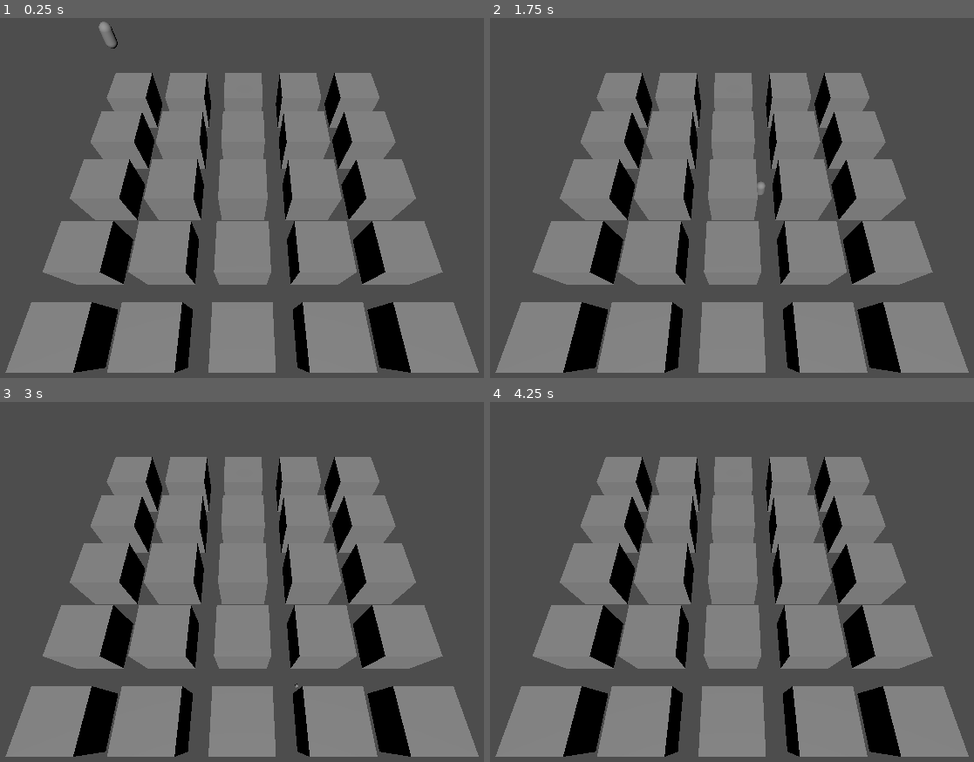
Above: before the commit, frames 1-4 (two rows, left to right).
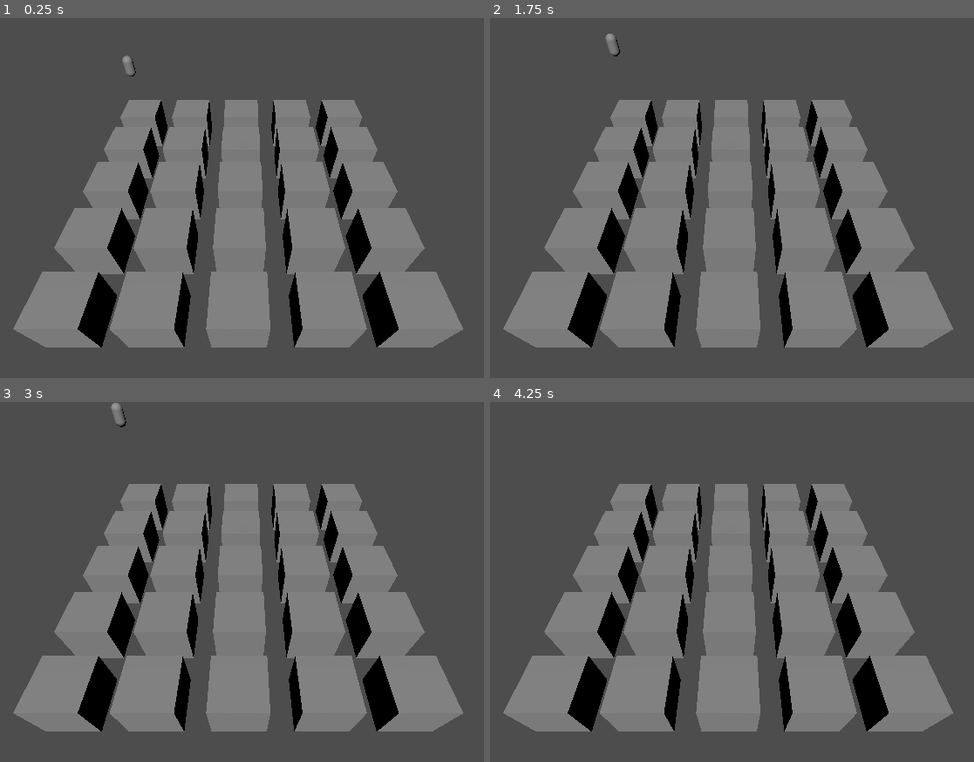
Above: after the commit, the same moments.

Repository: Sooooh2/Minesweeper-but-not-really
Game: Godot game, scene res://level1/level_1.tscn
The game is run twice, just before and just after one commit, with the same random seed, the same clock (stepped at 60 frames per second) and the same inputs.
Inputs (mouse positions are in pixels of both pictures, inside the frame that each line leads up to):
- Up to frame 1 (0.25 s): no input
- Up to frame 2 (1.75 s): tap Enter (ui_accept) at 0.5, 0.6, 0.77, 1.07, 1.35, 1.52 s; move the mouse to (886, 194) at 0.52 s; hold Right (ui_right) 0.53-1.28 s; click (886, 194) at 0.67 s; move the mouse to (596, 234) at 1.27 s; hold Down (ui_down) from 1.28 s (still down); click (596, 234) at 1.42 s
- Up to frame 3 (3 s): tap Enter (ui_accept) at 1.82, 2, 2.1, 2.75, 2.85 s; move the mouse to (314, 510) at 2.02 s; release Down (ui_down) at 2.03 s; hold Right (ui_right) 2.03-2.78 s; click (314, 510) at 2.17 s; move the mouse to (208, 675) at 2.77 s; hold Up (ui_up) from 2.78 s (still down); click (208, 675) at 2.92 s
- Up to frame 4 (4.25 s): tap Enter (ui_accept) at 3.02, 3.32, 3.5, 3.6, 3.77, 4.07 s; move the mouse to (944, 657) at 3.52 s; release Up (ui_up) at 3.53 s; hold Left (ui_left) from 3.53 s (still down); click (944, 657) at 3.67 s

The runs differ from the first frame. In frame 1, 26% of the frame differs, in the area x 1-99%, y 0-99%; in frame 2, 26%; in frame 3, 26%; in frame 4, 26%.
Error after the commit: Invalid call. Nonexistent function 'move_player_to' in base 'Node3D (level_1.gd)'. (res://cube/box.gd:7)

Commit message:
player jumping to block

Diff:
--- /dev/null
+++ b/NOTES.gd
@@ -0,0 +1,21 @@
+# just to do's
+# [] -
+# [] -
+# [] -
+# [] -
+# [] -
+# [] -
+# [] -
+# [] -
+# [] -
+# [] -
+# [] -
+# [] -
+# [] -
+# [] -
+# [] -
+# [] -
+# [] -
+# [] -
+#╰(*°▽°*)╯works now, the problem - ray was hitting staticbody3d and the on cube clicked logic was on other node
+# this works for some reason??? after adding the player ??
--- a/cube/box.gd
+++ b/cube/box.gd
@@ -1,7 +1,7 @@
-# box.gd
 extends StaticBody3D
 
-var grid_pos: Vector2i  # Declare this to avoid assignment errors
+var grid_pos: Vector2i  # already set in the main script
 
 func on_cube_clicked():
-	print(" Cube clicked at: ", grid_pos)
+	var main = get_tree().get_current_scene()
+	main.move_player_to(position)
--- a/level1/level_1.gd
+++ b/level1/level_1.gd
@@ -1,6 +1,3 @@
-# actually centre the camera ?
-
-
 
 
 extends Node3D
@@ -13,6 +10,7 @@
 var grid = []
 
 func _ready() -> void:
+
 
 # maing the level grid of cubes
 	for x in range(grid_s):
@@ -45,9 +43,22 @@
 			if result.collider.has_method("on_cube_clicked"):
 				result.collider.on_cube_clicked()
 
-#╰(*°▽°*)╯works now, the problem - ray was hitting staticbody3d and the on cube clicked logic was on other node
-# this works for some reason??? after adding the player ??
-# on cube clicked does not work tho
+func _camera_move():
+	if Input.is_mouse_button_pressed(MOUSE_BUTTON_RIGHT):
+		pass;
+
+func _player_move_to(t_pos: Vector3):
+	var jump_h = 1.0
+	var jump_time = 0.5
+
+	var start_pos = player.global_position
+	var end_pos = t_pos
+
+	var tween = get_tree().create_tween()
+	tween.tween_property(player,"global_position",end_pos +Vector3(0, jump_h,0), jump_time * 0.5).set_trans(Tween.TRANS_SINE).set_ease(Tween.EASE_IN)
+	tween.tween_property(player,"global_position",end_pos, jump_time * 0.5).set_trans(Tween.TRANS_SINE).set_ease(Tween.EASE_IN)
+
+
 
 
 
--- a/level1/level_1.tscn
+++ b/level1/level_1.tscn
@@ -1,9 +1,8 @@
-[gd_scene load_steps=5 format=3 uid="uid://cr4n4nughfg7e"]
+[gd_scene load_steps=4 format=3 uid="uid://cr4n4nughfg7e"]
 
 [ext_resource type="Script" uid="uid://bv4xs0fq31tjn" path="res://level1/level_1.gd" id="1_h77vs"]
 [ext_resource type="PackedScene" uid="uid://dlafiypyrnpni" path="res://player/player.tscn" id="3_4hwfk"]
 [ext_resource type="PackedScene" uid="uid://d2l1fokd3e37h" path="res://cube/box.tscn" id="4_gpbvg"]
-[ext_resource type="Script" uid="uid://qjap7pd6svug" path="res://player/player.gd" id="4_v8of2"]
 
 [node name="level1" type="Node3D"]
 script = ExtResource("1_h77vs")
@@ -12,10 +11,10 @@
 transform = Transform3D(1, 0, 0, 0, 0.664305, 0.747462, 0, -0.747462, 0.664305, 0, 1.6887, 0)
 
 [node name="player" parent="." instance=ExtResource("3_4hwfk")]
-transform = Transform3D(1, 0, 0, 0, 1, 0, 0, 0, 1, 0, 2, 0)
-script = ExtResource("4_v8of2")
+transform = Transform3D(0.419991, 0, 0.907528, 0, 1, 0, -0.907528, 0, 0.419991, 0, 2, 0)
 
 [node name="box" parent="." instance=ExtResource("4_gpbvg")]
 
 [node name="Camera3D" type="Camera3D" parent="."]
-transform = Transform3D(1, 0, 0, 0, 0.461114, 0.887341, 0, -0.887341, 0.461114, 3.0361, 4.93198, 6.15074)
+transform = Transform3D(1, 0, 0, 0, 0.644871, 0.764291, 0, -0.764291, 0.644871, 3.0983, 5.09461, 8.02505)
+fov = 68.2
--- a/player/player.gd
+++ b/player/player.gd
@@ -10,19 +10,10 @@
 	if not is_on_floor():
 		velocity += get_gravity() * delta
 
-	# Handle jump.
-	if Input.is_action_just_pressed("ui_accept") and is_on_floor():
+	move_and_slide()
+
+
+
+func _input(event):
+	if event is InputEventMouseButton and event.button_index == MOUSE_BUTTON_LEFT and event.pressed == false:
 		velocity.y = JUMP_VELOCITY
-
-	# Get the input direction and handle the movement/deceleration.
-	# As good practice, you should replace UI actions with custom gameplay actions.
-	var input_dir := Input.get_vector("ui_left", "ui_right", "ui_up", "ui_down")
-	var direction := (transform.basis * Vector3(input_dir.x, 0, input_dir.y)).normalized()
-	if direction:
-		velocity.x = direction.x * SPEED
-		velocity.z = direction.z * SPEED
-	else:
-		velocity.x = move_toward(velocity.x, 0, SPEED)
-		velocity.z = move_toward(velocity.z, 0, SPEED)
-
-	move_and_slide()
--- a/player/player.tscn
+++ b/player/player.tscn
@@ -1,10 +1,13 @@
-[gd_scene load_steps=3 format=3 uid="uid://dlafiypyrnpni"]
+[gd_scene load_steps=4 format=3 uid="uid://dlafiypyrnpni"]
+
+[ext_resource type="Script" uid="uid://qjap7pd6svug" path="res://player/player.gd" id="1_oul6g"]
 
 [sub_resource type="CapsuleMesh" id="CapsuleMesh_kqu6x"]
 
 [sub_resource type="CapsuleShape3D" id="CapsuleShape3D_oul6g"]
 
 [node name="player" type="CharacterBody3D"]
+script = ExtResource("1_oul6g")
 
 [node name="MeshInstance3D" type="MeshInstance3D" parent="."]
 transform = Transform3D(0.26, 0, 0, 0, 0.26, 0, 0, 0, 0.26, 0, 0, 0)
--- a/project.godot
+++ b/project.godot
@@ -14,3 +14,26 @@
 run/main_scene="uid://cr4n4nughfg7e"
 config/features=PackedStringArray("4.4", "Forward Plus")
 config/icon="res://icon.svg"
+
+[input]
+
+forward={
+"deadzone": 0.2,
+"events": [Object(InputEventKey,"resource_local_to_scene":false,"resource_name":"","device":-1,"window_id":0,"alt_pressed":false,"shift_pressed":false,"ctrl_pressed":false,"meta_pressed":false,"pressed":false,"keycode":0,"physical_keycode":87,"key_label":0,"unicode":119,"location":0,"echo":false,"script":null)
+]
+}
+backward={
+"deadzone": 0.2,
+"events": [Object(InputEventKey,"resource_local_to_scene":false,"resource_name":"","device":-1,"window_id":0,"alt_pressed":false,"shift_pressed":false,"ctrl_pressed":false,"meta_pressed":false,"pressed":false,"keycode":0,"physical_keycode":83,"key_label":0,"unicode":115,"location":0,"echo":false,"script":null)
+]
+}
+left={
+"deadzone": 0.2,
+"events": [Object(InputEventKey,"resource_local_to_scene":false,"resource_name":"","device":-1,"window_id":0,"alt_pressed":false,"shift_pressed":false,"ctrl_pressed":false,"meta_pressed":false,"pressed":false,"keycode":0,"physical_keycode":65,"key_label":0,"unicode":97,"location":0,"echo":false,"script":null)
+]
+}
+right={
+"deadzone": 0.2,
+"events": [Object(InputEventKey,"resource_local_to_scene":false,"resource_name":"","device":-1,"window_id":0,"alt_pressed":false,"shift_pressed":false,"ctrl_pressed":false,"meta_pressed":false,"pressed":false,"keycode":0,"physical_keycode":68,"key_label":0,"unicode":100,"location":0,"echo":false,"script":null)
+]
+}
Not shown, added: NOTES.gd.uid
